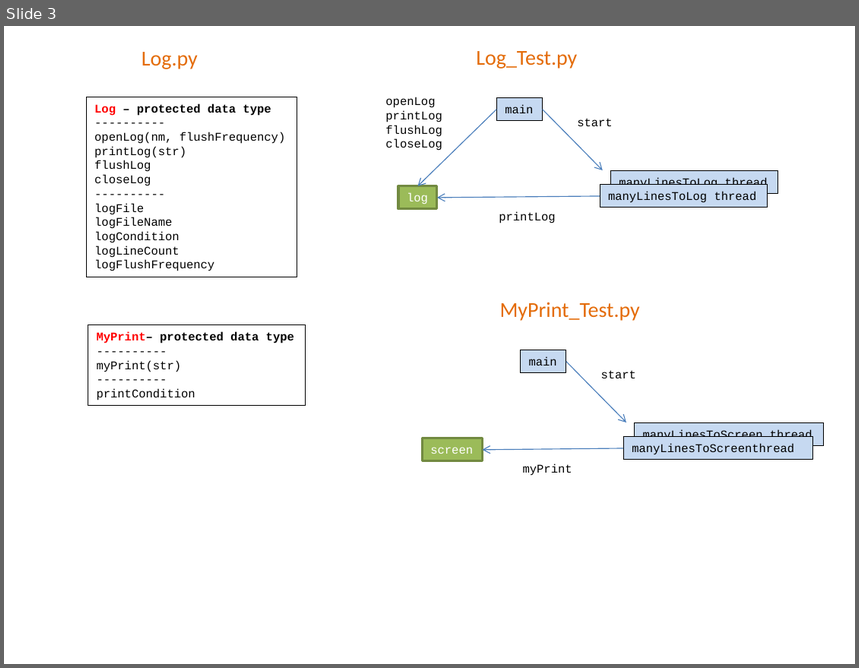
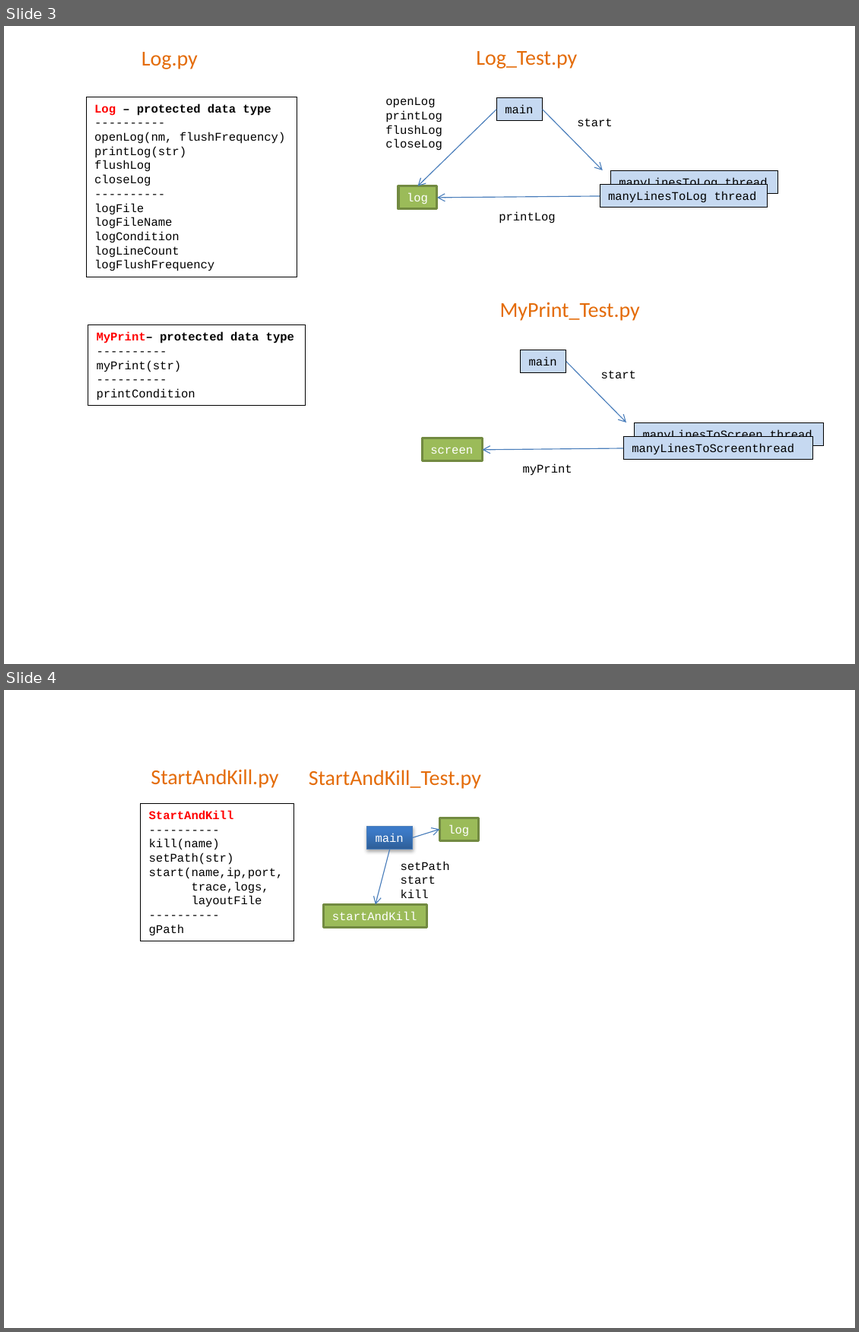
Before and after one commit to mlozborne/motin, a slide deck: Scripting/ScriptingDocumenation/DesignDiagrams.pptx. Shown one above the other, each under a label of ours: slide 3 before the commit, slides 3 and 4 after it. The pictures are 859x668 and 859x1332 pixels, drawn with LibreOffice and Linux fonts; fonts in the diff are those of the drawing. Boxes give left, top, right and bottom in pixels: in the first picture for what was removed or moved away, otherwise in the second. Text is boxed around its words. In the diff, an @@ line names an element or a change of style, - is before the commit and + after.

```diff
--- a/Scripting/ScriptingDocumenation/DesignDiagrams.pptx
+++ b/Scripting/ScriptingDocumenation/DesignDiagrams.pptx
@@ slide 4 added at [4, 690, 855, 1328], background #FFFFFF @@
@@ text added at [151, 769, 278, 788], 18 pt, text #E46C0A @@
+StartAndKill.py
@@ text added at [309, 770, 481, 789], 18 pt, text #E46C0A @@
+StartAndKill_Test.py
@@ rectangle added at [140, 804, 294, 942], outline #000000 0.75 pt, 10 pt, text #000000 @@
+StartAndKill
+----------
+kill(name)
+setPath(str)
+start(name,ip,port,
+trace,logs,
+layoutFile
+----------
+gPath
@@ rectangle added at [367, 826, 413, 849], fill gradient #2F5F99 to #3D7CC7 to #3A7CCB, outline #4B7EBC 0.75 pt, 10 pt, text #FFFFFF @@
+main
@@ rectangle added at [439, 818, 478, 840], fill #9BBB59, outline #738A42 2 pt, 10 pt, text #FFFFFF @@
+log
@@ arrow added from (389, 849) to (375, 904), #4B7EBC 0.75 pt @@
@@ arrow added from (413, 838) to (439, 830), #4B7EBC 0.75 pt @@
@@ text added at [401, 861, 450, 898], 10 pt, text #000000 @@
+setPath
+start
+kill
@@ rectangle added at [324, 904, 427, 927], fill #9BBB59, outline #738A42 2 pt, 10 pt, text #FFFFFF @@
+startAndKill
```
Also in this commit, not shown: 2 slides changed, 14 other files.
